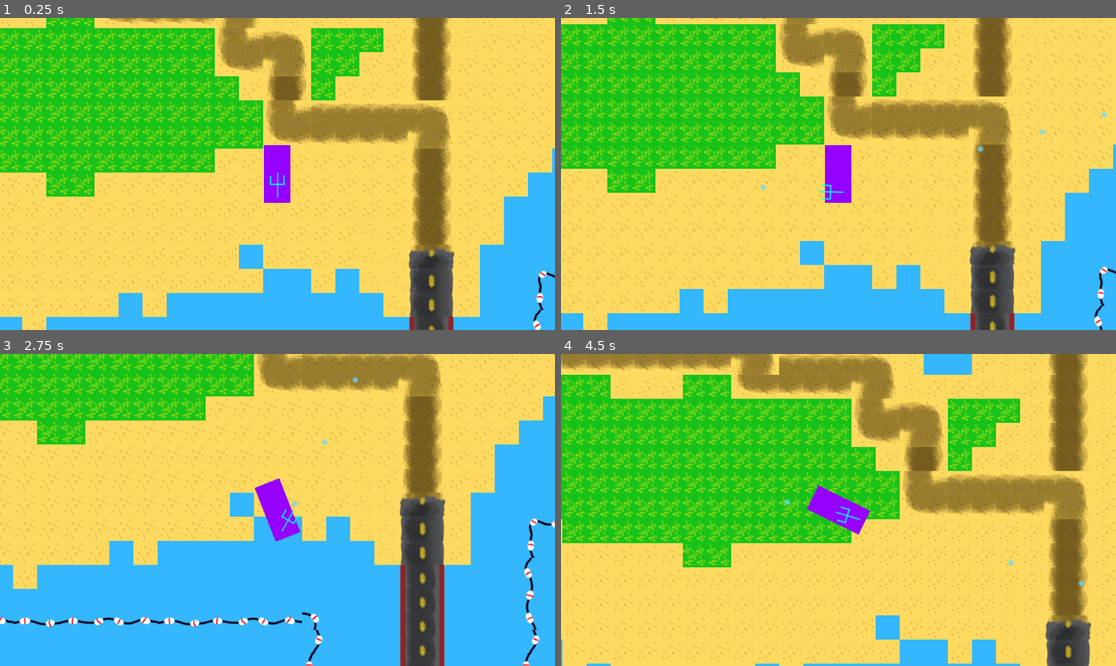
Above: before the commit, frames 1-4 (two rows, left to right).
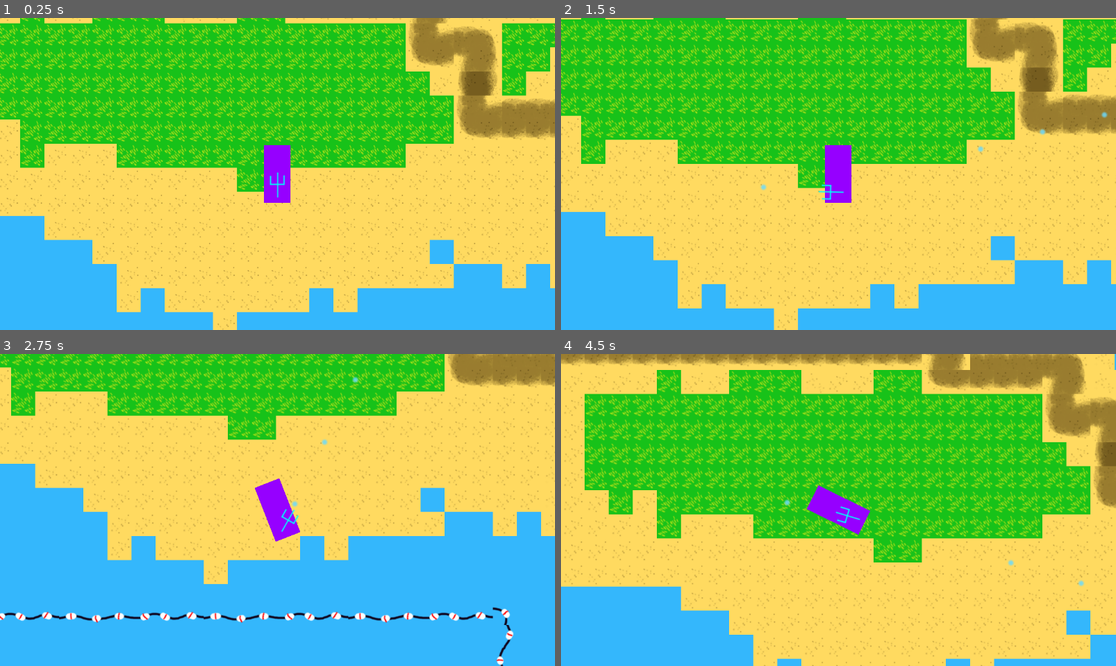
Above: after the commit, the same moments.

Repository: JoshuaKabo/Bothell-Jammin-PSW
Game: Godot game, scene res://GameAssets/main_scene.tscn
Two runs of this game, one before a commit and one after it. Both use one fixed random seed, a clock stepped at 60 frames per second and the inputs below. Sound files missing from this copy of the repository are replaced by a short silence.
Inputs (mouse positions are in pixels of both pictures, inside the frame that each line leads up to):
- Up to frame 1 (0.25 s): no input
- Up to frame 2 (1.5 s): tap Enter at 0.5 s; move the mouse to (960, 158) at 0.52 s; press the mouse at (960, 158) at 0.53 s; hold D (steer_right) 0.53-1.28 s; move the mouse to (727, 189) at 1.27 s; release the mouse at (727, 189) at 1.28 s; hold Down (brake) from 1.28 s (still down); click (727, 189) at 1.35 s
- Up to frame 3 (2.75 s): move the mouse to (333, 441) at 2.02 s; release Down (brake) at 2.03 s; press the mouse at (333, 441) at 2.03 s; hold D (steer_right) from 2.03 s (still down)
- Up to frame 4 (4.5 s): move the mouse to (810, 572) at 2.77 s; release D (steer_right) at 2.78 s; release the mouse at (810, 572) at 2.78 s; hold Up (accelerate) 2.78-3.53 s; click (810, 572) at 2.85 s; move the mouse to (1005, 556) at 3.52 s; press the mouse at (1005, 556) at 3.53 s; hold Left (steer_left) from 3.53 s (still down); move the mouse to (672, 463) at 4.27 s; release the mouse at (672, 463) at 4.28 s; click (672, 463) at 4.35 s

The runs differ from the first frame. In frame 1, 54% of the frame differs, in the area x 0-100%, y 0-100%; in frame 2, 54%; in frame 3, 40%; in frame 4, 58%.

Commit message:
start on camera for transition

Diff:
--- /dev/null
+++ b/GameAssets/Camera2D.gd
@@ -0,0 +1,19 @@
+extends Camera2D
+
+
+@export var initial_pos: Node2D
+@export var goal_pos: Node2D
+@export var initialzoom: Vector2
+
+var smoothing = 0.1
+
+
+# Called when the node enters the scene tree for the first time.
+func _ready():
+	# set_follow_target(target_node)
+	pass # Replace with function body.
+
+
+# Called every frame. 'delta' is the elapsed time since the previous frame.
+func _process(delta):
+	pass
--- a/GameAssets/main_scene.tscn
+++ b/GameAssets/main_scene.tscn
@@ -6,6 +6,7 @@
 [ext_resource type="AudioStream" uid="uid://bhd3xhpye22kw" path="res://GameAssets/Sounds/recordings_edited/ambience.ogg" id="4_8o8pc"]
 [ext_resource type="PackedScene" uid="uid://c8w5k5eo65kx8" path="res://GameAssets/Items/ferry.tscn" id="5_72d2y"]
 [ext_resource type="PackedScene" uid="uid://cfgbkvim6j7xg" path="res://level_tiles_set.tscn" id="6_8lhrw"]
+[ext_resource type="Script" path="res://GameAssets/Camera2D.gd" id="7_8lc80"]
 
 [sub_resource type="TileSetAtlasSource" id="TileSetAtlasSource_kuyow"]
 texture = ExtResource("2_bdr2c")
@@ -157,7 +158,7 @@
 
 [node name="Player" parent="." instance=ExtResource("1_bbhq1")]
 z_index = 100
-position = Vector2(280, -4382)
+position = Vector2(-116, -4372)
 rotation = -1.5708
 
 [node name="audio_ambient" type="AudioStreamPlayer" parent="."]
@@ -176,4 +177,7 @@
 layer_0/tile_data = PackedInt32Array(0, 0, 1, 65535, 0, 1, 65534, 0, 1, -2, 0, 1, -65537, 0, 1, -131073, 0, 1, -196608, …(21318 unchanged characters)…
 
 [node name="l2_boundary_tiles" parent="." instance=ExtResource("1_ra2yv")]
-layer_0/tile_data = PackedInt32Array(-5308400, 458754, 2, -5 …(4075 unchanged characters)… -4980725, 196610, 7, -4980724, 262146, 7)
+layer_0/tile_data = PackedInt32Array(-5308400, 458754, 2, -5 …(4075 unchanged characters)… -4980725, 196610, 7, -4980724, 262146, 7, -5177362, 196610, 0)
+
+[node name="Level_Transition_Cam" type="Camera2D" parent="."]
+script = ExtResource("7_8lc80")
Not shown: 1 places in GameAssets/main_scene.tscn that only renumber resources
